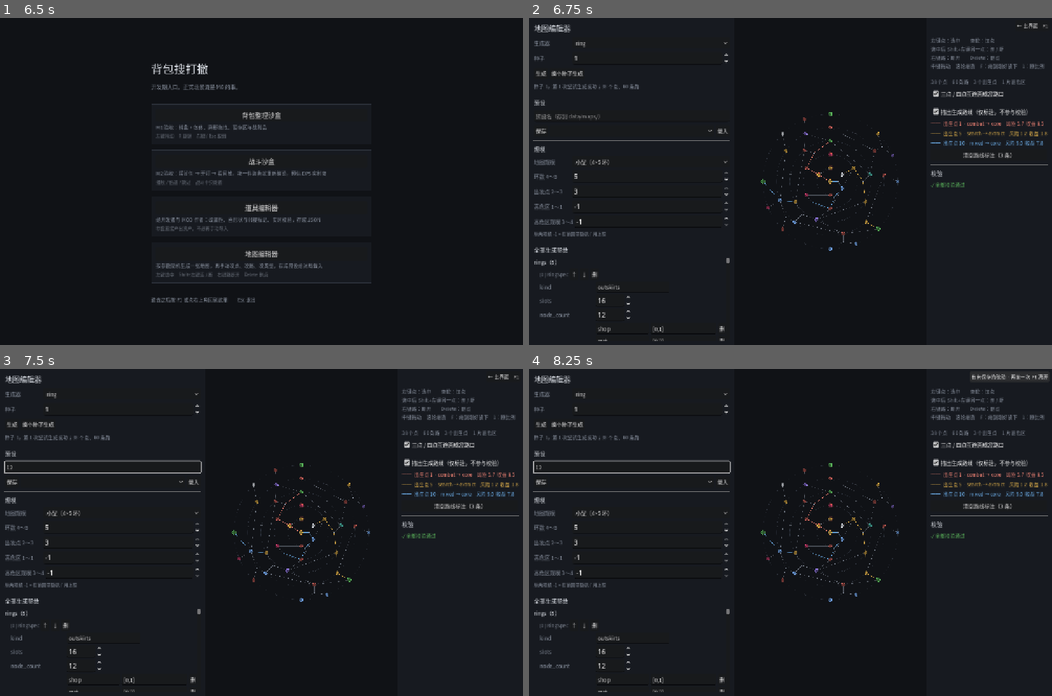
Above: before the commit, frames 1-4 (two rows, left to right).
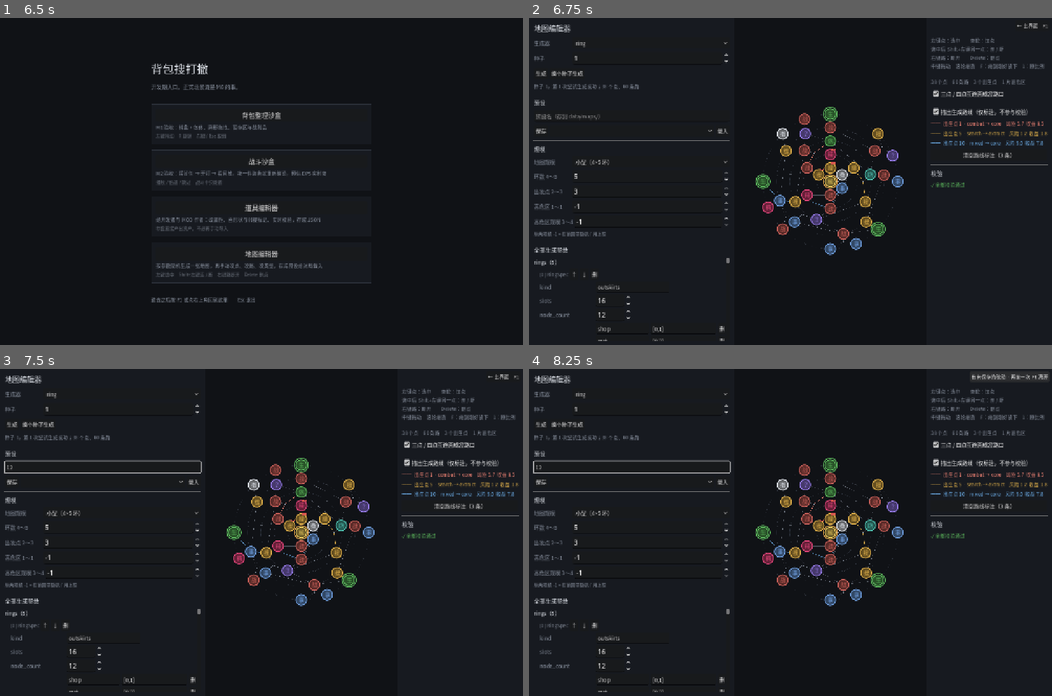
Above: after the commit, the same moments.

Repository: oZlUche/packsoudc
Game: Godot game, scene res://ui/launcher.tscn
Same seed, same stepped clock (60 frames per second), same inputs: the game is played once before the commit and once after it.
Inputs (mouse positions are in pixels of both pictures, inside the frame that each line leads up to):
- Up to frame 1 (6.5 s): click "背包整理沙盒" at 0.5 s; click "← 主界面 F1" at 1.25 s; click "战斗沙盒" at 2 s; click "← 主界面 F1" at 2.75 s; click "道具编辑器" at 3.5 s; click (230, 112) at 4.27 s; type "12" at 4.35 s; click (219, 148) at 4.5 s; type "12" at 4.58 s; click "← 主界面 F1" at 5 s; click "有未保存的改动 · 再按一次 F1 离开" at 5.75 s
- Up to frame 2 (6.75 s): click "地图编辑器" at 6.5 s
- Up to frame 3 (7.5 s): click (104, 467) at 7.27 s; type "12" at 7.35 s
- Up to frame 4 (8.25 s): click "← 主界面 F1" at 8 s

Frame 1 is identical in both runs. In frame 2, 2.5% of the frame differs, in the area x 43-72%, y 27-73%; in frame 3, 2.5%; in frame 4, 2.5%.

Commit message:
tweak(map-view): 节点画成固定屏幕大小；编辑器侧栏窄一点
缩小整张图看全貌时边和环跟着缩，点和字不缩 —— 不然缩到放得下之后字全糊了。
命中半径按缩放换算回画布尺度。SIDE_WIDTH 340 -> 300，INFO_WIDTH 300 -> 270。

Co-Authored-By: Claude Fable 5.1 <noreply@anthropic.com>

Diff:
--- a/ui/map/map_view.gd
+++ b/ui/map/map_view.gd
@@ -120,10 +120,12 @@
 
 
 #region 命中
+## 节点画成固定的屏幕大小（缩小整张图时字还看得清），所以命中半径要换算回画布尺度。
 func node_at(p: Vector2) -> int:
 	var pos := positions()
+	var reach := (NODE_RADIUS + 2.0) / zoom
 	for id in pos:
-		if (pos[id] as Vector2).distance_to(p) <= NODE_RADIUS + 2.0:
+		if (pos[id] as Vector2).distance_to(p) <= reach:
 			return int(id)
 	return -1
 
@@ -137,7 +139,7 @@
 			continue
 		var a: Vector2 = pos[e.from_id]
 		var b: Vector2 = pos[e.to_id]
-		if Geometry2D.get_closest_point_to_segment(p, a, b).distance_to(p) <= EDGE_PICK:
+		if Geometry2D.get_closest_point_to_segment(p, a, b).distance_to(p) <= EDGE_PICK / zoom:
 			return e
 	return null
 
@@ -265,9 +267,11 @@
 		for slot in _layout.free_slots(graph, rect):
 			draw_arc(slot["pos"], SLOT_RADIUS, 0.0, TAU, 16, UiPalette.LINE.lightened(0.15), 1.0, true)
 
+	# 节点画在屏幕坐标里：大小不随缩放变，缩小整张图看全貌时字还看得清
+	draw_set_transform(Vector2.ZERO, 0.0, Vector2.ONE)
 	for id in graph.node_ids():
 		if pos.has(id):
-			_draw_node(graph.get_node(id), pos[id])
+			_draw_node(graph.get_node(id), to_screen(pos[id]))
 
 
 ## 一个路口：中心一个小点，向每个成员伸一条腿。
--- a/ui/map_editor/map_editor.gd
+++ b/ui/map_editor/map_editor.gd
@@ -8,8 +8,9 @@
 ## 鼠标只是调它们；测试也直接调它们，不必伪造输入事件。
 extends Control
 
-const SIDE_WIDTH := 340
-const INFO_WIDTH := 300
+## 两边的栏窄一点，中间的图多一点 —— 作者说图看着挤
+const SIDE_WIDTH := 300
+const INFO_WIDTH := 270
 
 var _font: Font
 var _graph: MapGraph = null
Not shown, changed: docs/reports/042-action-clock-and-travel.md
